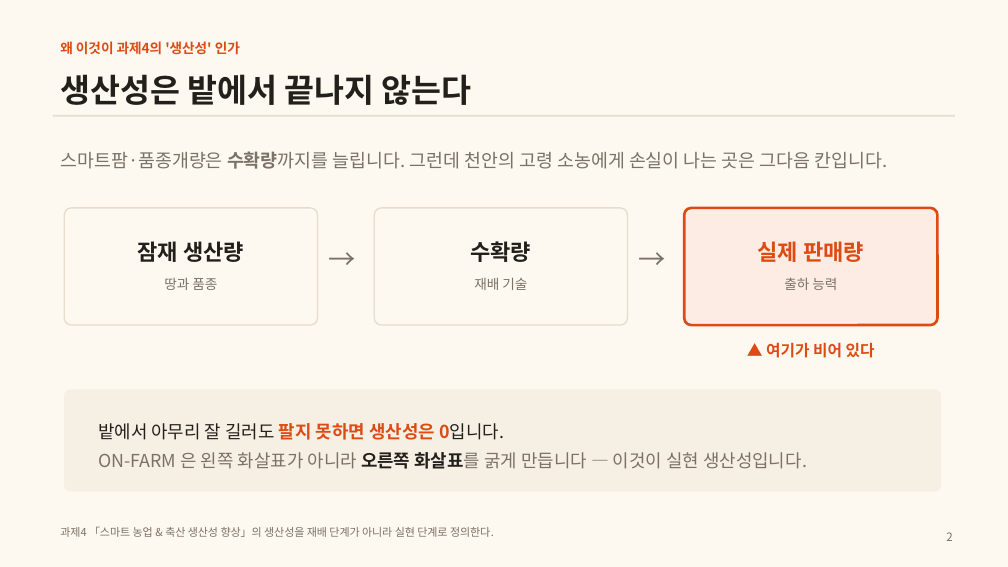
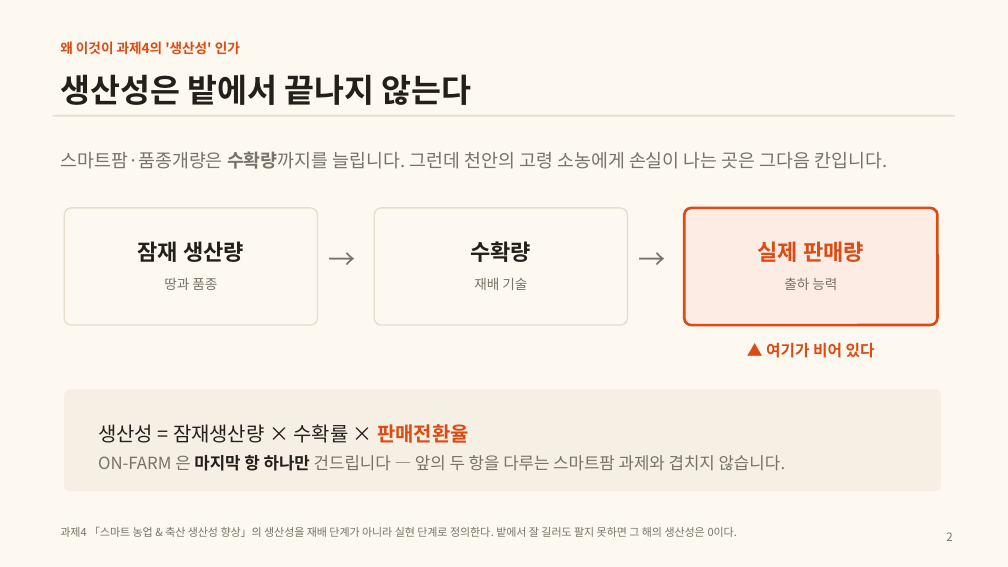
Before and after one commit to nenae16-creator/onfarm, a slide deck: slide 2 of outputs/ON-FARM_천안_기획서.pptx. Drawn at 1008x567 pixels with LibreOffice and Linux fonts; fonts in the diff are those of the drawing. Boxes give left, top, right and bottom in pixels: in the first picture for what was removed or moved away, otherwise in the second. Text is boxed around its words. In the diff, an @@ line names an element or a change of style, - is before the commit and + after.

Commit message:
feat: 웹 공개 사진 평가 + 판매전환율 프레임
■ 그록 지적 반영 — 주제 적합성 방어를 프레임으로 바꿨다
  "생산성 = 잠재생산량 × 수확률 × 판매전환율. 우리는 마지막 항만 건드린다."
  덱 2쪽과 대본 2절, Q&A("이건 유통이지 생산성이 아니지 않나")에 넣었다.
  철학적 재정의보다 이 한 줄이 방어가 된다.

■ 웹 공개 사진 평가 — 요청받아 진행했고, 결과가 중요한 것을 드러냈다
  위키미디어 커먼즈에서 라이선스 분명한 것만(CC0·CC BY·CC BY-SA) 받고
  파일별 출처·저작자·라이선스를 CSV 로 남겼다. 공고문의 제3자 라이선스 조항 대응.

  ★두 번 헛짚었다:
    텍스트 검색 30장 → 애플II 컴퓨터·나방·도해 그림이 섞였다(12장 오염)
    분류로 바꿔도 나무·꽃·조리된 음식이 절반 넘었다
    → 검수 시트를 눈으로 보고 18장만 골랐다(data/web_photos/선별.txt)

  결과(서버 응답, 다중 배율 포함): 전체 top-1 56% / top-3 83%
    사과 0/4 · 배 0/2 · 감귤 83% · 양파 80% · 감자 n=1

  ★사과가 0% 인 것이 핵심이다. 스튜디오 검증셋에서는 100% 였다.
    고른 사과 4장 중 3장이 나무에 달린 상태, 1장이 자른 단면이다.
    학습 데이터는 수확해서 흰 배경에 놓고 찍은 사진이라 학습 분포 밖이다.

    이건 제품이 틀린 게 아니라 작동 범위를 드러낸 것이다.
    ON-FARM 은 나무에 달린 걸 찍는 도구가 아니라 수확해 담은 걸 찍는 도구이고,
    화면도 그렇게 안내한다. 발표에서 "언제 작동하고 언제 안 되는지 안다"로 쓴다.

★field_evaluated 는 false 그대로다. 웹 사진은 실환경 평가가 아니다.
  실제 농가가 상자를 놓고 폰으로 찍은 사진은 여전히 0장이다.

```diff
--- a/outputs/ON-FARM_천안_기획서.pptx
+++ b/outputs/ON-FARM_천안_기획서.pptx
@@ text at (98, 424, 786, 471): text changed; size 17 to 16 pt @@
-밭에서 아무리 잘 길러도 팔지 못하면 생산성은 0입니다.
-ON-FARM 은 왼쪽 화살표가 아니라 오른쪽 화살표를 굵게 만듭니다 — 이것이 실현 생산성입니다.
+생산성 = 잠재생산량 × 수확률 × 판매전환율
+ON-FARM 은 마지막 항 하나만 건드립니다 — 앞의 두 항을 다루는 스마트팜 과제와 겹치지 않습니다.
@@ text at (60, 526, 737, 537): text changed @@
-과제4 「스마트 농업 & 축산 생산성 향상」의 생산성을 재배 단계가 아니라 실현 단계로 정의한다.
+과제4 「스마트 농업 & 축산 생산성 향상」의 생산성을 재배 단계가 아니라 실현 단계로 정의한다. 밭에서 잘 길러도 팔지 못하면 그 해의 생산성은 0이다.
```
Also in this commit, not shown: 49 other files.
